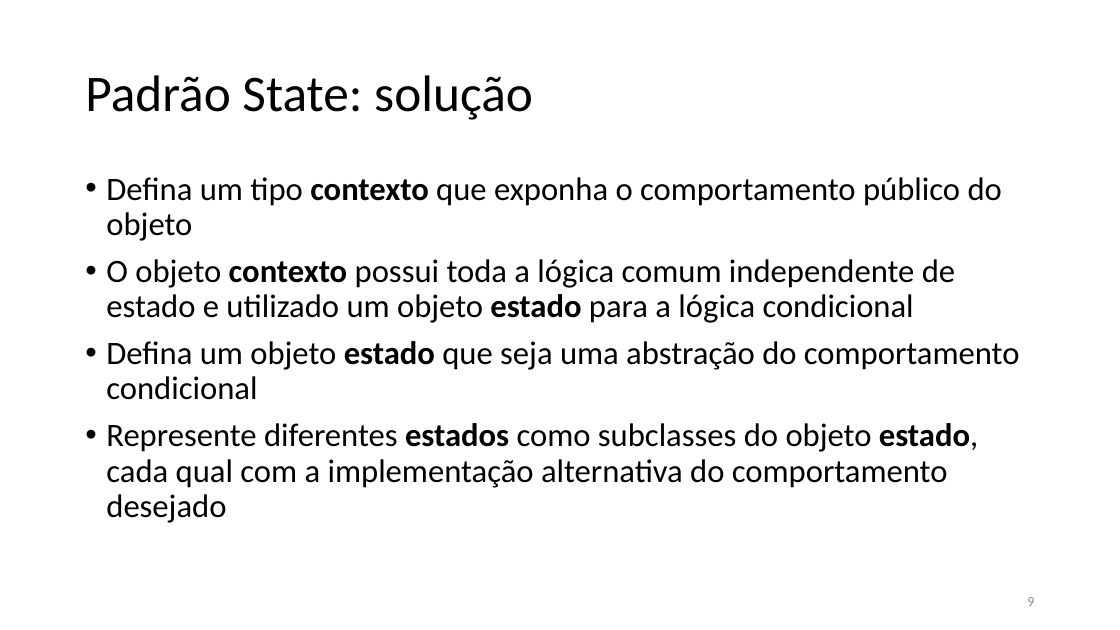
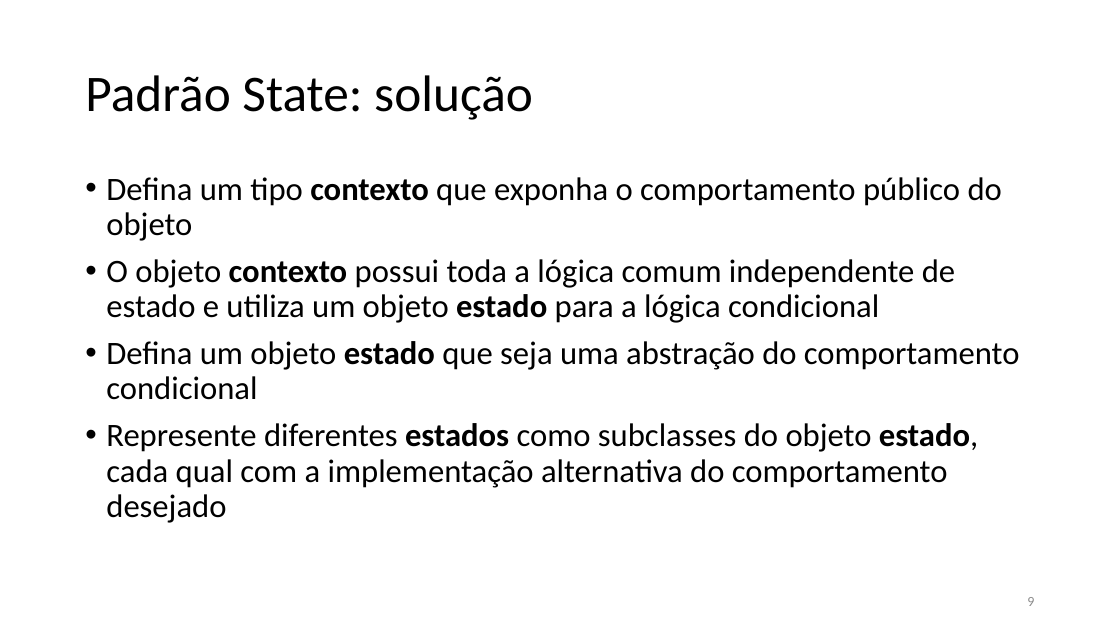
Before and after one commit to gabrielpaiz/Material-de-Aula, a slide deck: slide 9 of Topico1_ArquiteturaDeSoftware/TP_U01_P3_OutrosPadroes.pptx. Drawn at 1120x630 pixels with LibreOffice and Linux fonts; fonts in the diff are those of the drawing. Boxes give left, top, right and bottom in pixels: in the first picture for what was removed or moved away, otherwise in the second. Text is boxed around its words. In the diff, an @@ line names an element or a change of style, - is before the commit and + after.

```diff
--- a/Topico1_ArquiteturaDeSoftware/TP_U01_P3_OutrosPadroes.pptx
+++ b/Topico1_ArquiteturaDeSoftware/TP_U01_P3_OutrosPadroes.pptx
@@ text at (x1=106, y1=259, x2=955, y2=323): text changed @@
-• O objeto contexto possui toda a lógica comum independente de estado e utilizado um objeto estado para a lógica condicional
+• O objeto contexto possui toda a lógica comum independente de estado e utiliza um objeto estado para a lógica condicional
```
Also in this commit, not shown: 1 other slide changed, 11 other files.
